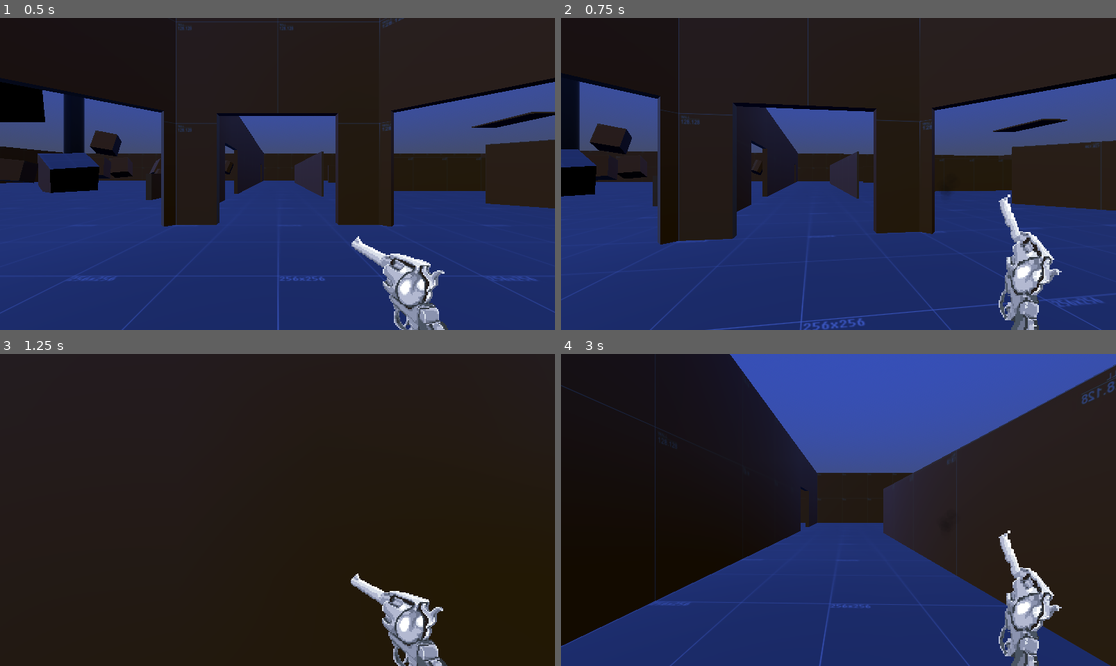
Above: before the commit, frames 1-4 (two rows, left to right).
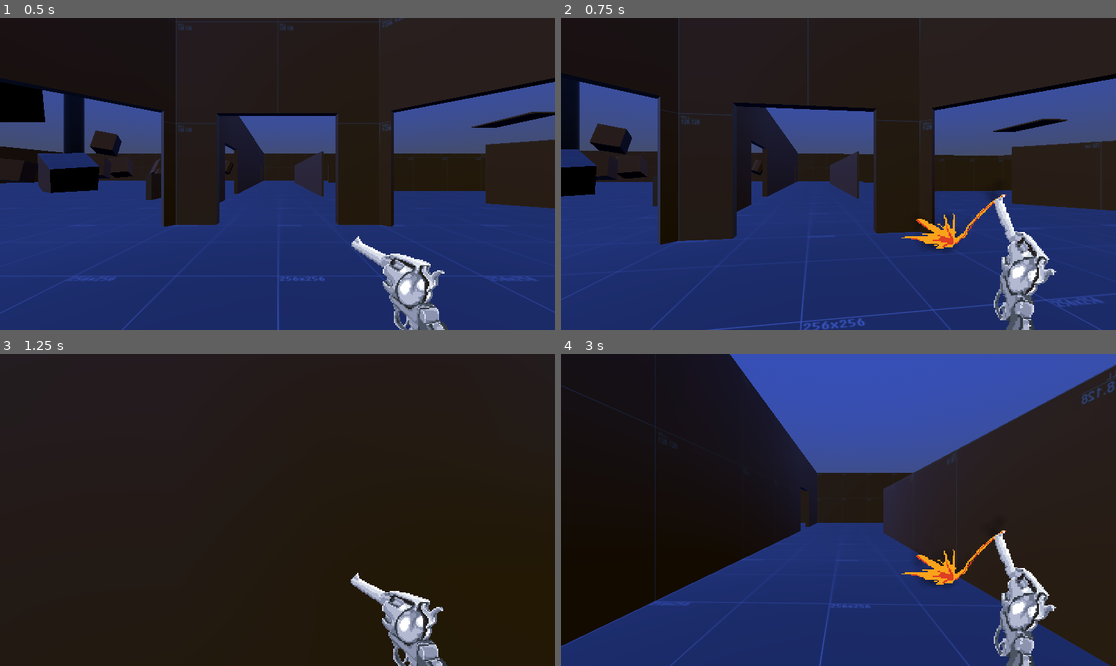
Above: after the commit, the same moments.

Repository: Liloslash/CocoonstrikeV2
Game: Godot game, scene res://world.tscn
Same seed, same stepped clock (60 frames per second), same inputs: the game is played once before the commit and once after it.
Inputs (mouse positions are in pixels of both pictures, inside the frame that each line leads up to):
- Up to frame 1 (0.5 s): no input
- Up to frame 2 (0.75 s): move the mouse to (866, 174) at 0.52 s; hold W (up) from 0.53 s (still down); click (866, 174) at 0.6 s
- Up to frame 3 (1.25 s): keep holding W (up); tap Space (jump) at 0.77 s
- Up to frame 4 (3 s): keep holding W (up); move the mouse to (810, 510) at 1.27 s; click (810, 510) at 1.35 s; tap Space (jump) at 1.52 s; move the mouse to (849, 503) at 2.02 s; hold Q (slam) 2.03-2.78 s; click (849, 503) at 2.3 s; move the mouse to (832, 516) at 2.77 s; click (832, 516) at 2.85 s

Frame 1 is identical in both runs. In frame 2, 3.0% of the frame differs, in the area x 61-91%, y 55-100%; in frame 3, 0.1%; in frame 4, 2.9%.

Commit message:
Adjust player scene configuration and improve revolver shot animation logic

Diff:
--- a/Player/player.tscn
+++ b/Player/player.tscn
@@ -8,45 +8,41 @@
 
 [sub_resource type="AtlasTexture" id="AtlasTexture_gwnis"]
 atlas = ExtResource("2_4ntmi")
-region = Rect2(0, 0, 128, 128)
+region = Rect2(128, 0, 128, 128)
 
 [sub_resource type="AtlasTexture" id="AtlasTexture_k53q1"]
 atlas = ExtResource("2_4ntmi")
-region = Rect2(128, 0, 128, 128)
+region = Rect2(256, 0, 128, 128)
 
 [sub_resource type="AtlasTexture" id="AtlasTexture_fhl08"]
 atlas = ExtResource("2_4ntmi")
-region = Rect2(256, 0, 128, 128)
+region = Rect2(384, 0, 128, 128)
 
 [sub_resource type="AtlasTexture" id="AtlasTexture_vtle1"]
 atlas = ExtResource("2_4ntmi")
-region = Rect2(384, 0, 128, 128)
+region = Rect2(0, 128, 128, 128)
 
 [sub_resource type="AtlasTexture" id="AtlasTexture_od3ui"]
 atlas = ExtResource("2_4ntmi")
-region = Rect2(0, 128, 128, 128)
+region = Rect2(128, 128, 128, 128)
 
 [sub_resource type="AtlasTexture" id="AtlasTexture_00tjw"]
 atlas = ExtResource("2_4ntmi")
-region = Rect2(128, 128, 128, 128)
+region = Rect2(256, 128, 128, 128)
 
 [sub_resource type="AtlasTexture" id="AtlasTexture_x3vf3"]
 atlas = ExtResource("2_4ntmi")
-region = Rect2(256, 128, 128, 128)
+region = Rect2(384, 128, 128, 128)
 
 [sub_resource type="AtlasTexture" id="AtlasTexture_apopc"]
 atlas = ExtResource("2_4ntmi")
-region = Rect2(384, 128, 128, 128)
+region = Rect2(0, 256, 128, 128)
 
 [sub_resource type="AtlasTexture" id="AtlasTexture_5htga"]
 atlas = ExtResource("2_4ntmi")
-region = Rect2(0, 256, 128, 128)
+region = Rect2(128, 256, 128, 128)
 
 [sub_resource type="AtlasTexture" id="AtlasTexture_p5o4e"]
-atlas = ExtResource("2_4ntmi")
-region = Rect2(128, 256, 128, 128)
-
-[sub_resource type="AtlasTexture" id="AtlasTexture_gu6f8"]
 atlas = ExtResource("2_4ntmi")
 region = Rect2(256, 256, 128, 128)
 
@@ -86,13 +82,10 @@
 }, {
 "duration": 1.0,
 "texture": SubResource("AtlasTexture_p5o4e")
-}, {
-"duration": 1.0,
-"texture": SubResource("AtlasTexture_gu6f8")
 }],
 "loop": false,
 "name": &"GunShotAnim",
-"speed": 24.0
+"speed": 35.0
 }, {
 "frames": [{
 "duration": 1.0,
@@ -172,7 +165,6 @@
 sprite_frames = SubResource("SpriteFrames_gwnis")
 animation = &"GunShotAnim"
 autoplay = "Idle"
-frame_progress = 1.0
 script = ExtResource("3_btcbx")
 
 [node name="AnimationPlayer" type="AnimationPlayer" parent="HUD_Layer/Revolver"]
--- a/Player/revolver.gd
+++ b/Player/revolver.gd
@@ -1,17 +1,20 @@
 extends AnimatedSprite2D
 
+@export var tween_duration := 0.12  # Durée réglable dans l'inspecteur
 @onready var animation_player = $AnimationPlayer
 var base_position: Vector2
 
 func _ready():
-	base_position = position # Mémorise la position d'origine
+	base_position = position
 	play("Idle")
 	animation_player.play("Sway_Idle")
 	connect("animation_finished", Callable(self, "_on_animation_finished"))
 
 func play_shot_animation():
-	animation_player.stop() # Stoppe le balancement
-	position = base_position # Remet la position d'origine
+	animation_player.stop()
+	var tween = create_tween()
+	tween.tween_property(self, "position", base_position, tween_duration).set_trans(Tween.TRANS_QUAD).set_ease(Tween.EASE_OUT)
+	await tween.finished
 	play("GunShotAnim")
 
 func _on_animation_finished():
Not shown: 1 places in Player/player.tscn that only renumber resources
